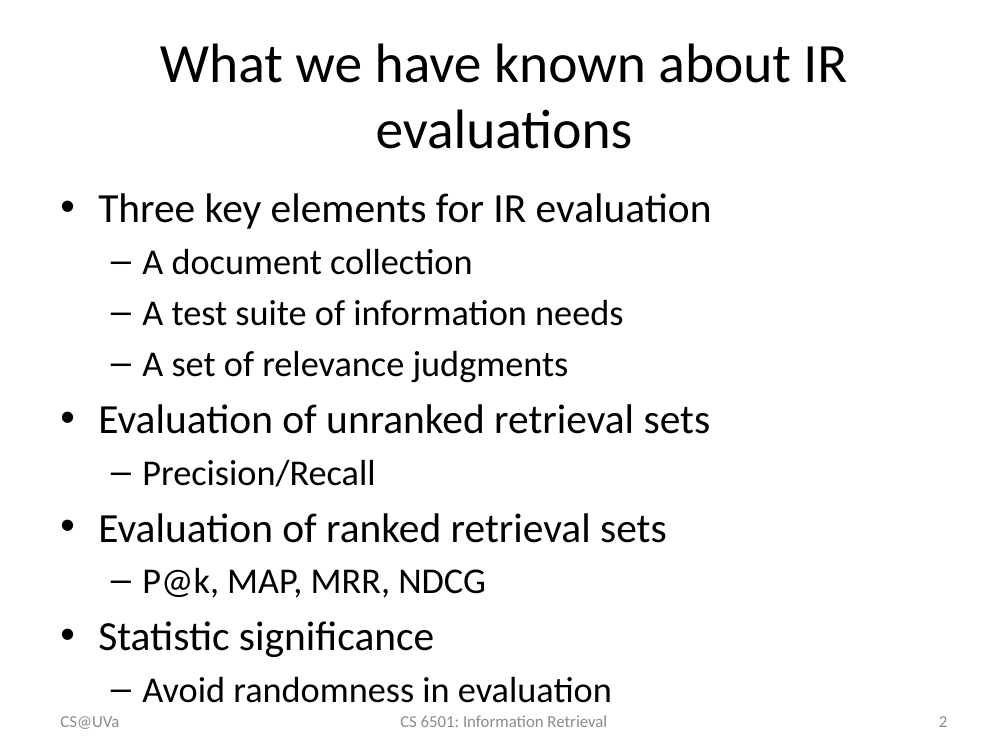
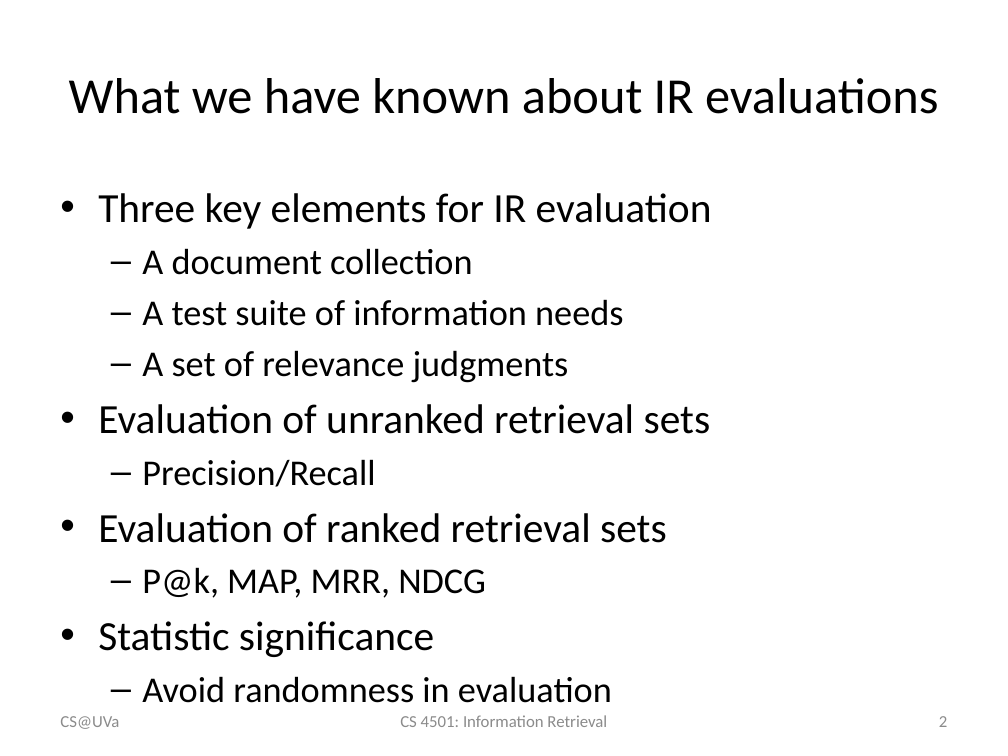
Before and after one commit to wang296/IR2015, a slide deck: slide 2 of docs/Modern Retrieval Evaluations.pptx. Drawn at 1008x756 pixels with LibreOffice and Linux fonts; fonts in the diff are those of the drawing. Boxes give left, top, right and bottom in pixels: in the first picture for what was removed or moved away, otherwise in the second. Text is boxed around its words. In the diff, an @@ line names an element or a change of style, - is before the commit and + after.

```diff
--- a/docs/Modern Retrieval Evaluations.pptx
+++ b/docs/Modern Retrieval Evaluations.pptx
@@ title "What we have known about ..." at [69,78,939,114]: size 39.6 to 36 pt @@
@@ text at [400,715,607,727]: text changed @@
-CS 6501: Information Retrieval
+CS 4501: Information Retrieval
```
Also in this commit, not shown: 35 other slides changed, 2 other files.
